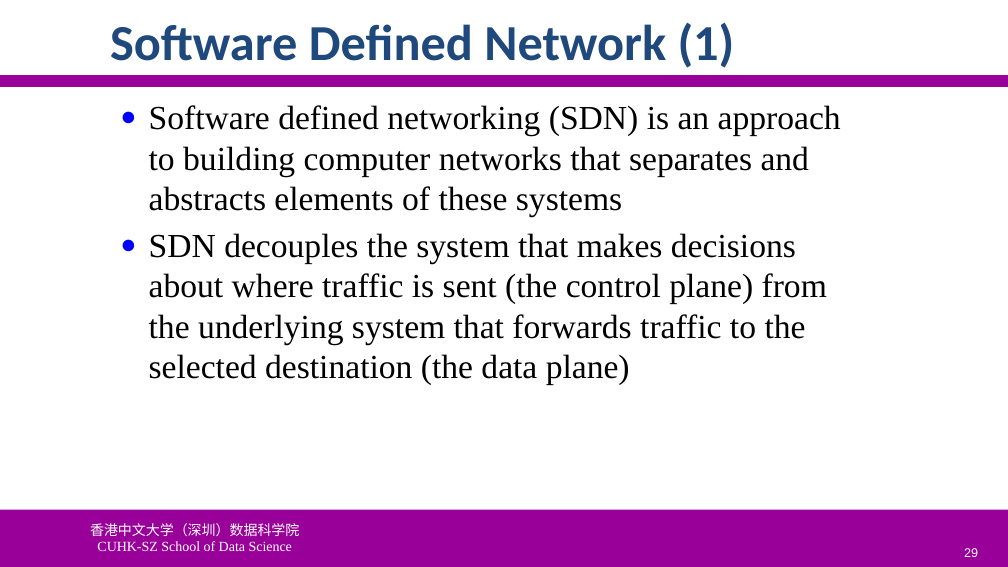
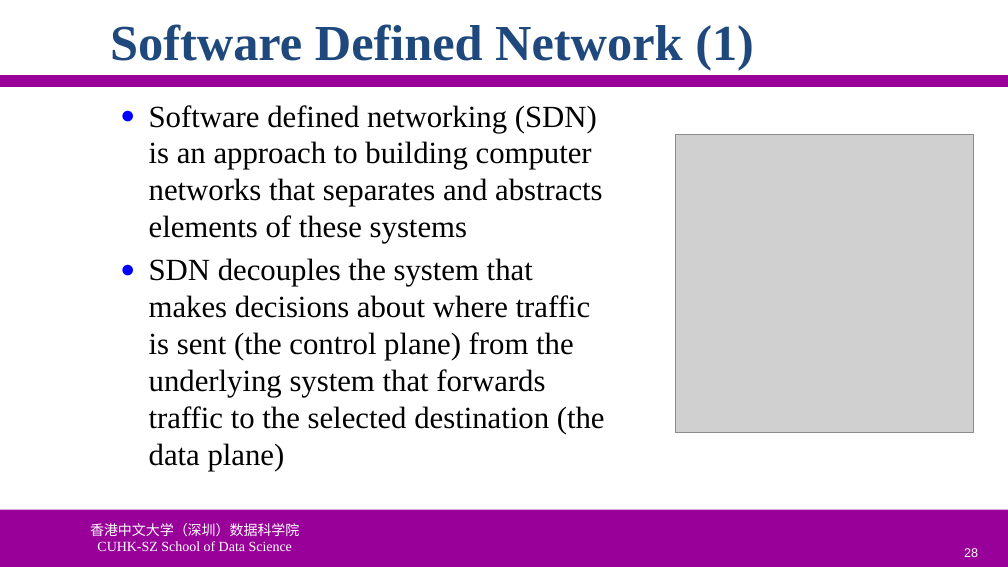
Before and after one commit to ychung1103/ychung1103.github.io, a slide deck: slide 28 of Slides/CSC6103/VT-01 Virtualization Introduction.pptx (slide 29 before the commit). Drawn at 1008x567 pixels with LibreOffice and Linux fonts; fonts in the diff are those of the drawing; grey boxes stand for pictures; background and template pictures are left out. Boxes give left, top, right and bottom in pixels: in the first picture for what was removed or moved away, otherwise in the second. Text is boxed around its words. In the diff, an @@ line names an element or a change of style, - is before the commit and + after.

```diff
--- a/Slides/CSC6103/VT-01 Virtualization Introduction.pptx
+++ b/Slides/CSC6103/VT-01 Virtualization Introduction.pptx
@@ title "Software Defined Network (1)" at (110, 24, 754, 71): font Calibri to Times New Roman @@
@@ text "Software defined networking (SDN) is ..." at (149, 105, 605, 471): size 24 to 22 pt @@
@@ picture added at (676, 135, 974, 432) @@
```
Also in this commit, not shown: 44 other slides changed, 2 slides removed, 1 other file.
